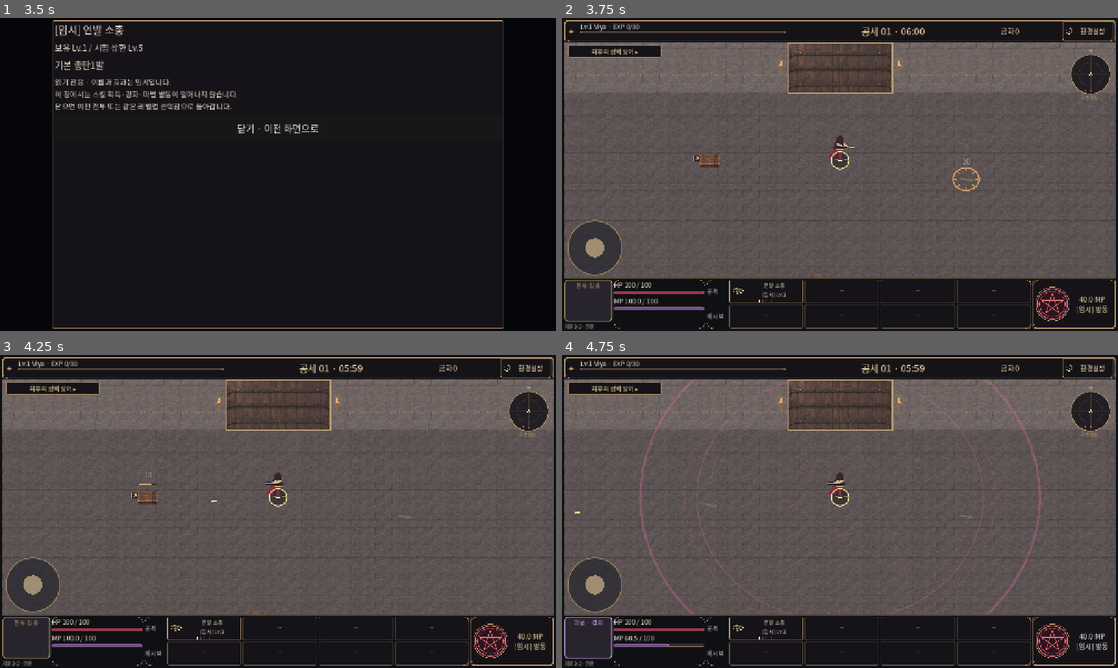
Above: before the commit, frames 1-4 (two rows, left to right).
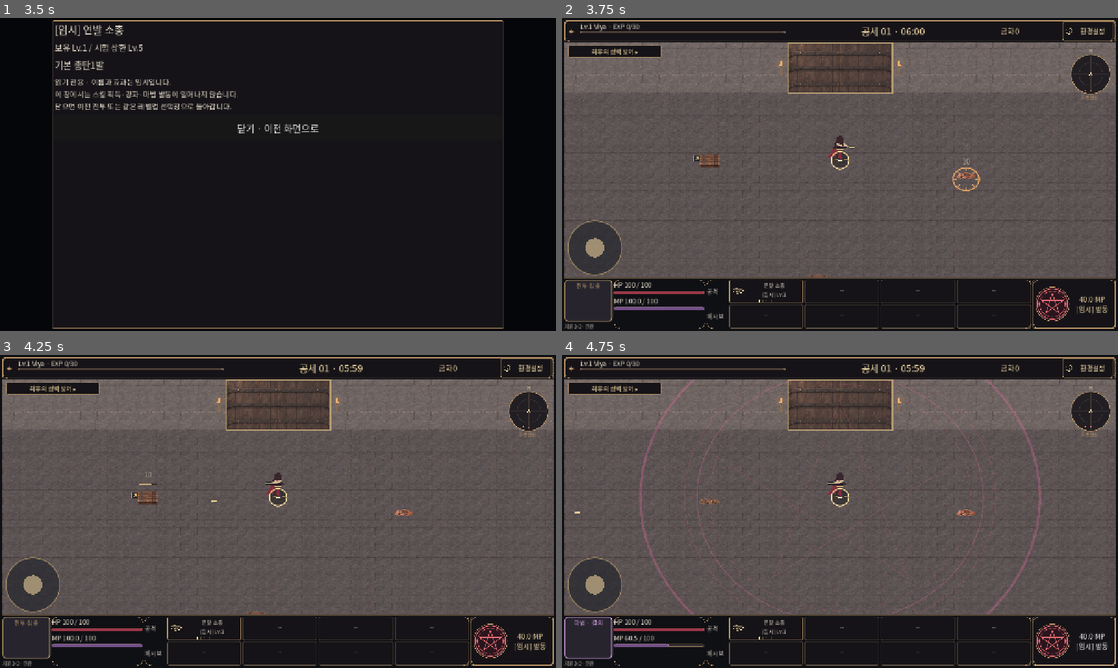
Above: after the commit, the same moments.

Repository: dldlfah/Viya
Game: Godot game, scene res://scenes/main.tscn
The game is run twice, just before and just after one commit, with the same random seed, the same clock (stepped at 60 frames per second) and the same inputs.
Inputs:
- Up to frame 1 (3.5 s): click "환경설정" at 0.5 s; click "출격" at 1.25 s; click "선택한 전장으로 출격" at 2 s; click "연발 소총 [임시] Lv.1" at 2.75 s
- Up to frame 2 (3.75 s): click "닫기 · 이전 화면으로" at 3.5 s
- Up to frame 3 (4.25 s): no input
- Up to frame 4 (4.75 s): click "40.0 MP [임시] 발동" at 4.25 s

Frame 1 is identical in both runs. In frame 2, less than 0.1% of the frame differs, in the area x 71-75%, y 49-53%; in frame 3, less than 0.1%; in frame 4, 0.1%, in the area x 24-75%, y 45-53%.

Commit message:
feat(map): show pilot 04 destroyed prop sprites in prologue [skip ci]

Diff:
--- /dev/null
+++ b/assets/maps/pilot_04/source_manifest.json
@@ -0,0 +1,230 @@
+{
+  "schema": "viya-map-pilot-art-1",
+  "name": "VIYA Map Pilot 04",
+  "date_kst": "2026-11-24",
+  "status": "assets_prepared_integration_pending",
+  "art_approval": "not_final_approved",
+  "repo": "dldlfah/Viya",
+  "branch": "work/viya-turnaround-qa-20261117",
+  "repo_head_checked": "3142eb73a4cf9645ef933dea0dc0fdb9d5ae42e9",
+  "game_code_basis": "5b1e6c0e997547707b9d638eb2c316d89613ac74",
+  "existing_game_unit": "GAME-045",
+  "existing_next_game_unit": "GAME-046",
+  "scope": "Destroyed-state prop sprites and integration handoff only; no repository modification or Godot execution",
+  "intended_map": "prologue_wall",
+  "existing_map_assets_applied": 9,
+  "preserve_existing_slots": [
+    "stone_floor_tile",
+    "wall_segment",
+    "prop_crate",
+    "ruin_block",
+    "prop_urn",
+    "prop_debris",
+    "wall_top_tile",
+    "ruin_top_tile",
+    "gate_front"
+  ],
+  "assets": [
+    {
+      "file": "textures/prop_crate_broken.png",
+      "slot": "prop_crate_broken",
+      "title_ko": "부서진 상자",
+      "proposed_resource_path": "res://assets/maps/pilot_04/prop_crate_broken.png",
+      "existing_normal_slot": "prop_crate",
+      "master": "masters/prop_crate_broken_master.png",
+      "master_size": [
+        1024,
+        1024
+      ],
+      "master_crop_alpha_ge_4": [
+        129,
+        402,
+        903,
+        657
+      ],
+      "source_size": [
+        92,
+        86
+      ],
+      "mode": "RGBA",
+      "color_profile": "sRGB",
+      "display_size": [
+        46,
+        43
+      ],
+      "display_space": "screen",
+      "pivot": [
+        0.5,
+        1.0
+      ],
+      "visible_bbox": [
+        0,
+        56,
+        92,
+        86
+      ],
+      "visible_shape_size": [
+        92,
+        30
+      ],
+      "uniform_scale": 0.11886304909560723,
+      "placed_size": [
+        92,
+        30
+      ],
+      "transparency": "straight_alpha",
+      "source_alpha_noise_cutoff": 4,
+      "projection": "high_front_orthographic_baked_in_sprite_no_extra_y_scale",
+      "sha256": "13b2efa02cbe6f085125f2b7c94ecad406d2fc51bee3baf2e357af772cb4e030",
+      "bytes": 7291,
+      "generation_job_id": "11e515e4-5746-4881-bb8d-ae2c7c2ead2c",
+      "generation_status": "completed",
+      "generation_result_url": "https://d8j0ntlcm91z4.cloudfront.net/user_3LHdo37hN3iiYXd8WT9stnWXw4M/hf_20261124_062827_11e515e4-5746-4881-bb8d-ae2c7c2ead2c.png",
+      "master_sha256": "ba1f84664b7e7e397e569d2fc551356e0b087d595eb4f1824f789ff9e3211f70",
+      "fully_transparent_pixels": 5776,
+      "nonzero_alpha_pixels": 2136
+    },
+    {
+      "file": "textures/prop_urn_broken.png",
+      "slot": "prop_urn_broken",
+      "title_ko": "깨진 항아리",
+      "proposed_resource_path": "res://assets/maps/pilot_04/prop_urn_broken.png",
+      "existing_normal_slot": "prop_urn",
+      "master": "masters/prop_urn_broken_master.png",
+      "master_size": [
+        1024,
+        1024
+      ],
+      "master_crop_alpha_ge_4": [
+        77,
+        374,
+        942,
+        687
+      ],
+      "source_size": [
+        92,
+        86
+      ],
+      "mode": "RGBA",
+      "color_profile": "sRGB",
+      "display_size": [
+        46,
+        43
+      ],
+      "display_space": "screen",
+      "pivot": [
+        0.5,
+        1.0
+      ],
+      "visible_bbox": [
+        2,
+        54,
+        90,
+        86
+      ],
+      "visible_shape_size": [
+        88,
+        32
+      ],
+      "uniform_scale": 0.10223642172523961,
+      "placed_size": [
+        88,
+        32
+      ],
+      "transparency": "straight_alpha",
+      "source_alpha_noise_cutoff": 4,
+      "projection": "high_front_orthographic_baked_in_sprite_no_extra_y_scale",
+      "sha256": "aed6316a83fbf7b41b451644ae547b373d1096fe01c2e73d3610ac4ab508ac0f",
+      "bytes": 7669,
+      "generation_job_id": "299c902f-8cc6-483a-8941-b406da48081e",
+      "generation_status": "completed",
+      "generation_result_url": "https://d8j0ntlcm91z4.cloudfront.net/user_3LHdo37hN3iiYXd8WT9stnWXw4M/hf_20261124_062827_299c902f-8cc6-483a-8941-b406da48081e.png",
+      "master_sha256": "3158f27a344236c2edbdcbf6b0525511379f600600ee5f95a4d8e44f974ac6f0",
+      "fully_transparent_pixels": 5742,
+      "nonzero_alpha_pixels": 2170
+    },
+    {
+      "file": "textures/prop_debris_broken.png",
+      "slot": "prop_debris_broken",
+      "title_ko": "흩어진 돌조각",
+      "proposed_resource_path": "res://assets/maps/pilot_04/prop_debris_broken.png",
+      "existing_normal_slot": "prop_debris",
+      "master": "masters/prop_debris_broken_master.png",
+      "master_size": [
+        1024,
+        1024
+      ],
+      "master_crop_alpha_ge_4": [
+        124,
+        443,
+        878,
+        638
+      ],
+      "source_size": [
+        92,
+        86
+      ],
+      "mode": "RGBA",
+      "color_profile": "sRGB",
+      "display_size": [
+        46,
+        43
+      ],
+      "display_space": "screen",
+      "pivot": [
+        0.5,
+        1.0
+      ],
+      "visible_bbox": [
+        0,
+        62,
+        92,
+        86
+      ],
+      "visible_shape_size": [
+        92,
+        24
+      ],
+      "uniform_scale": 0.1220159151193634,
+      "placed_size": [
+        92,
+        24
+      ],
+      "transparency": "straight_alpha",
+      "source_alpha_noise_cutoff": 4,
+      "projection": "high_front_orthographic_baked_in_sprite_no_extra_y_scale",
+      "sha256": "c9ff22710bd078ee80c5747568ce83e889b20efafaf6d09baf994314e4d2c364",
+      "bytes": 5983,
+      "generation_job_id": "33c68f67-e476-49e5-a921-cfd97eaa9661",
+      "generation_status": "completed",
+      "generation_result_url": "https://d8j0ntlcm91z4.cloudfront.net/user_3LHdo37hN3iiYXd8WT9stnWXw4M/hf_20261124_062827_33c68f67-e476-49e5-a921-cfd97eaa9661.png",
+      "master_sha256": "6c02b5e5d942d506adb296fbb94be6cd26d6d2c8c40adb951ebefeeeb41441d7",
+      "fully_transparent_pixels": 6276,
+      "nonzero_alpha_pixels": 1636
+    }
+  ],
+  "renderer_hook_required": "high_angle_battle.gd::_draw_prop hp<=0 branch; lookup prop_<style>_broken; draw at existing 46x43 screen rectangle or retain current line fallback",
+  "placement": "bottom-centre pivot; full 92x86 transparent canvas; no additional ground-Y compression",
+  "simulation_contract": "Read existing hp only; preserve existing p/id/depth ordering, 45 active battle second respawn, drop RNG and save data",
+  "generation_provider": "Higgsfield",
+  "generation_model": "gpt_image_2_6",
+  "generation_attempts_submitted": 3,
+  "generation_attempts_completed": 3,
+  "paid_regeneration_attempts": 0,
+  "quoted_generation_cost_credits": 3.75,
+  "actual_billing_debit_independently_verified": false,
+  "preview": "VIYA_map_pilot_04_preview.png",
+  "preview_is_game_capture": false,
+  "generation_record": "generation_log.json",
+  "integration_handoff": "docs/INTEGRATION_HANDOFF_ko.txt",
+  "session_record": "docs/SESSION_RECORD_20261124.txt",
+  "reproduction_script": "prepare_assets.py",
+  "image_checks": "Three 1024x1024 RGBA masters; native transparency; uniform premultiplied-alpha downsampling; full final canvas 92x86; alpha edge composites and actual proposed display-size floor composites visually inspected",
+  "game_integration_verification": "NOT_PERFORMED",
+  "mobile_device_verification": "NOT_PERFORMED",
+  "source_references": [
+    "https://github.com/dldlfah/Viya/blob/3142eb73a4cf9645ef933dea0dc0fdb9d5ae42e9/docs/CURRENT_WORK.md",
+    "https://github.com/dldlfah/Viya/blob/3142eb73a4cf9645ef933dea0dc0fdb9d5ae42e9/data/map_presentation_slots.json",
+    "https://github.com/dldlfah/Viya/blob/3142eb73a4cf9645ef933dea0dc0fdb9d5ae42e9/scripts/combat/high_angle_battle.gd"
+  ]
+}
--- a/data/map_presentation_slots.json
+++ b/data/map_presentation_slots.json
@@ -8,6 +8,9 @@
     "prop_debris": "res://assets/maps/pilot_02/prop_debris.png",
     "wall_top_tile": "res://assets/maps/pilot_03/wall_top_tile.png",
     "ruin_top_tile": "res://assets/maps/pilot_03/ruin_top_tile.png",
-    "gate_front": "res://assets/maps/pilot_03/gate_front.png"
+    "gate_front": "res://assets/maps/pilot_03/gate_front.png",
+    "prop_crate_broken": "res://assets/maps/pilot_04/prop_crate_broken.png",
+    "prop_urn_broken": "res://assets/maps/pilot_04/prop_urn_broken.png",
+    "prop_debris_broken": "res://assets/maps/pilot_04/prop_debris_broken.png"
   }
 }
--- a/scripts/combat/high_angle_battle.gd
+++ b/scripts/combat/high_angle_battle.gd
@@ -172,6 +172,10 @@
 func _draw_prop(prop: Dictionary) -> void:
 	var feet := screen(prop.p)
 	if prop.hp<=0:
+		var broken: Texture2D = canvas.art.map_texture("prop_"+prop.style+"_broken",state.map_id)
+		if broken:
+			canvas.draw_texture_rect(broken,Rect2(feet-Vector2(23,43),Vector2(46,43)),false)
+			return
 		canvas.draw_line(feet-Vector2(14,2),feet+Vector2(16,3),Color("756c5c"),4,true)
 		return
 	var color := Color("a48254") if prop.style=="crate" else (Color("9c7159") if prop.style=="urn" else Color("8d8d7e"))
--- a/tests/test_map_pilot.gd
+++ b/tests/test_map_pilot.gd
@@ -14,12 +14,14 @@
 static func run(host,verify:Callable) -> void:
 	var slots=Slots.new()
 	verify.call(slots.definitions.size()==53 and slots.definitions.values().all(func(p):return p==""),"Map pilot leaves every shared/character presentation path blank")
-	verify.call(slots.map_definitions.keys()==["prologue_wall"] and slots.map_definitions.prologue_wall.size()==9,"Only the prologue receives the nine pilot overrides")
+	verify.call(slots.map_definitions.keys()==["prologue_wall"] and slots.map_definitions.prologue_wall.size()==12,"Only the prologue receives the twelve pilot overrides")
 	var manifest:Dictionary=JSON.parse_string(FileAccess.get_file_as_string("res://assets/maps/pilot_01/source_manifest.json"))
 	var second:Dictionary=JSON.parse_string(FileAccess.get_file_as_string("res://assets/maps/pilot_02/source_manifest.json"))
 	manifest.assets.append_array(second.assets)
 	var third:Dictionary=JSON.parse_string(FileAccess.get_file_as_string("res://assets/maps/pilot_03/source_manifest.json"))
 	manifest.assets.append_array(third.assets)
+	var fourth:Dictionary=JSON.parse_string(FileAccess.get_file_as_string("res://assets/maps/pilot_04/source_manifest.json"))
+	manifest.assets.append_array(fourth.assets)
 	for asset in manifest.assets:
 		var source_size:Array=asset.get("source_size",asset.get("size_px",[]))
 		var texture:Texture2D=slots.map_texture(asset.slot,"prologue_wall")
Binary file added: assets/maps/pilot_04/prop_crate_broken.png
Not shown, added: assets/maps/pilot_04/prop_crate_broken.png.import
Binary file added: assets/maps/pilot_04/prop_debris_broken.png
Not shown, added: assets/maps/pilot_04/prop_debris_broken.png.import
Binary file added: assets/maps/pilot_04/prop_urn_broken.png
Not shown, added: assets/maps/pilot_04/prop_urn_broken.png.import
